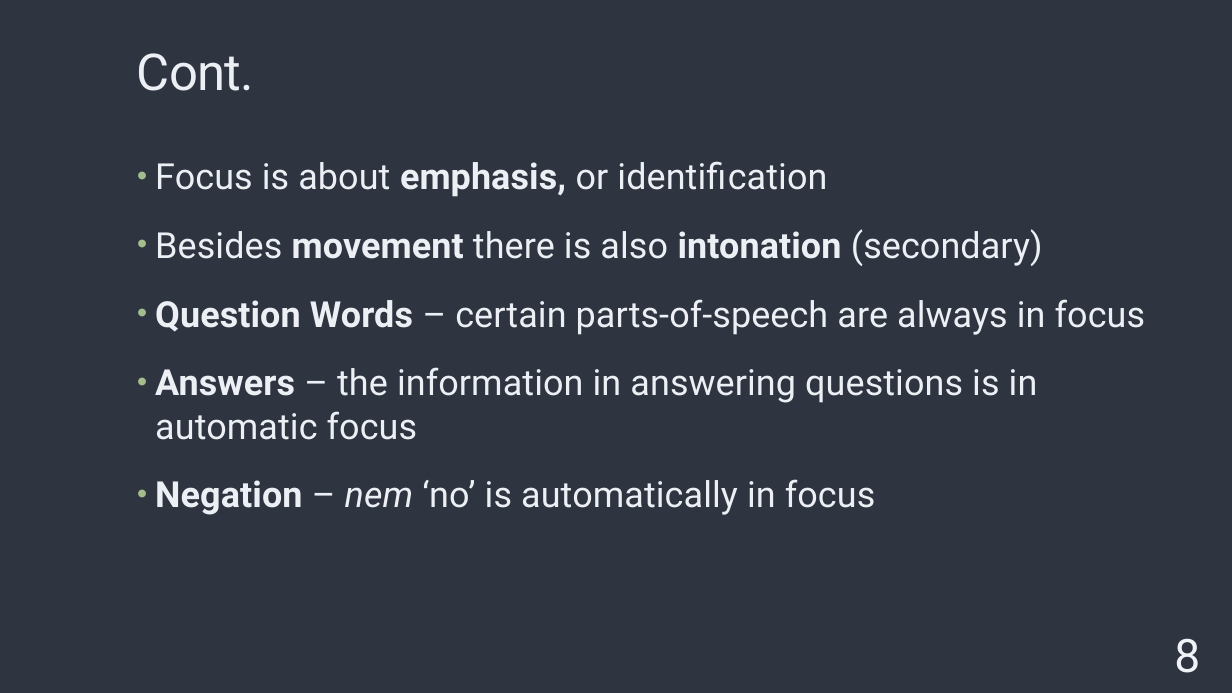
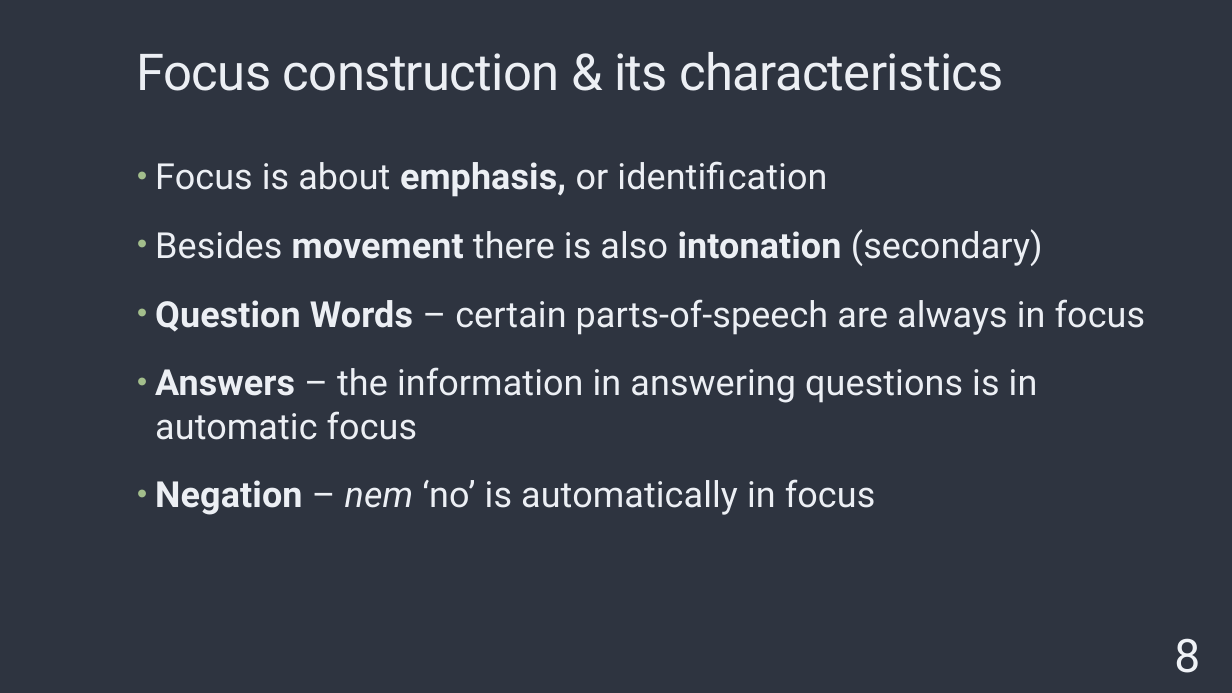
Before and after one commit to partigabor/pcibex-hun, a slide deck: slide 8 of hun.pptx. Drawn at 1232x693 pixels with LibreOffice and Linux fonts; fonts in the diff are those of the drawing. Boxes give left, top, right and bottom in pixels: in the first picture for what was removed or moved away, otherwise in the second. Text is boxed around its words. In the diff, an @@ line names an element or a change of style, - is before the commit and + after.

```diff
--- a/hun.pptx
+++ b/hun.pptx
@@ title at <box>137,52,1004,91</box>: text changed @@
-Cont.
+Focus construction & its characteristics
```
Also in this commit, not shown: 3 other slides changed, 21 other files.
